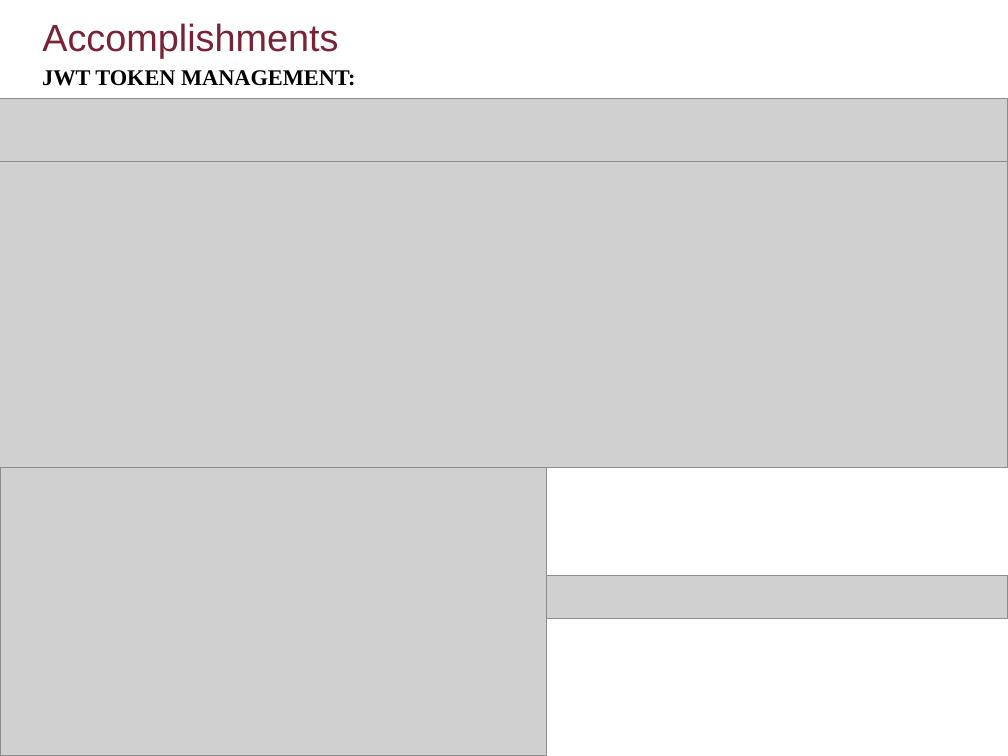
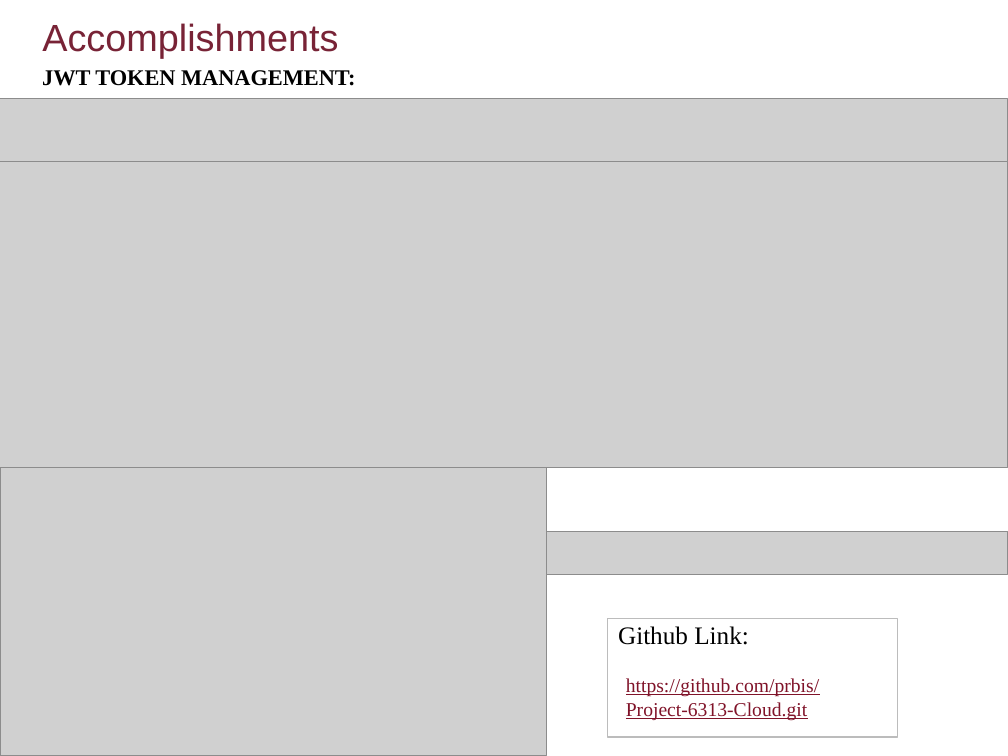
Before and after one commit to prbis/Project-6313-Cloud, a slide deck: slide 10 of Group14G...pptx. Drawn at 1008x756 pixels with LibreOffice and Linux fonts; fonts in the diff are those of the drawing; grey boxes stand for pictures; background and template pictures are left out. Boxes give left, top, right and bottom in pixels: in the first picture for what was removed or moved away, otherwise in the second. Text is boxed around its words. In the diff, an @@ line names an element or a change of style, - is before the commit and + after.

Commit message:
Updated files with latest changes

```diff
--- a/Group14G...pptx
+++ b/Group14G...pptx
@@ picture: place and size @@
-picture at (546,576,1008,619)
+picture at (546,531,1008,575)
@@ rectangle added at (608,618,897,737), outline #BCBCBC 0.75 pt @@
@@ text added at (618,626,749,645), 18 pt, text #000000 @@
+Github Link:
@@ text added at (626,678,819,721), 14 pt, text #801329, underline @@
+https://github.com/prbis/Project-6313-Cloud.git
```
